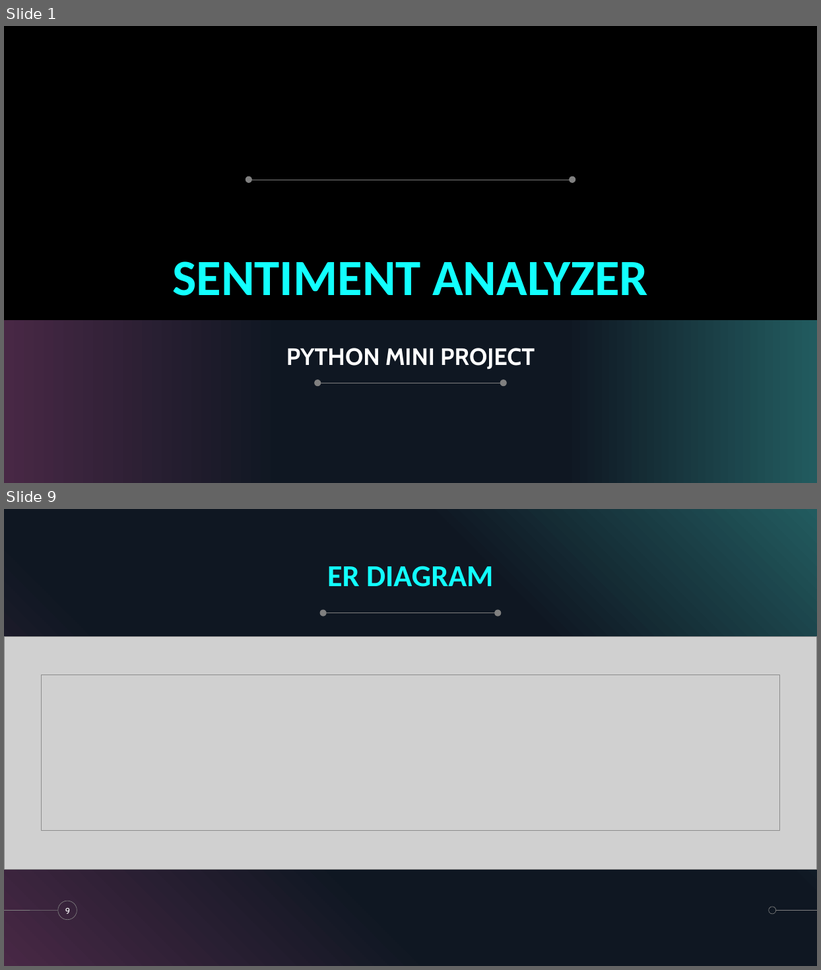
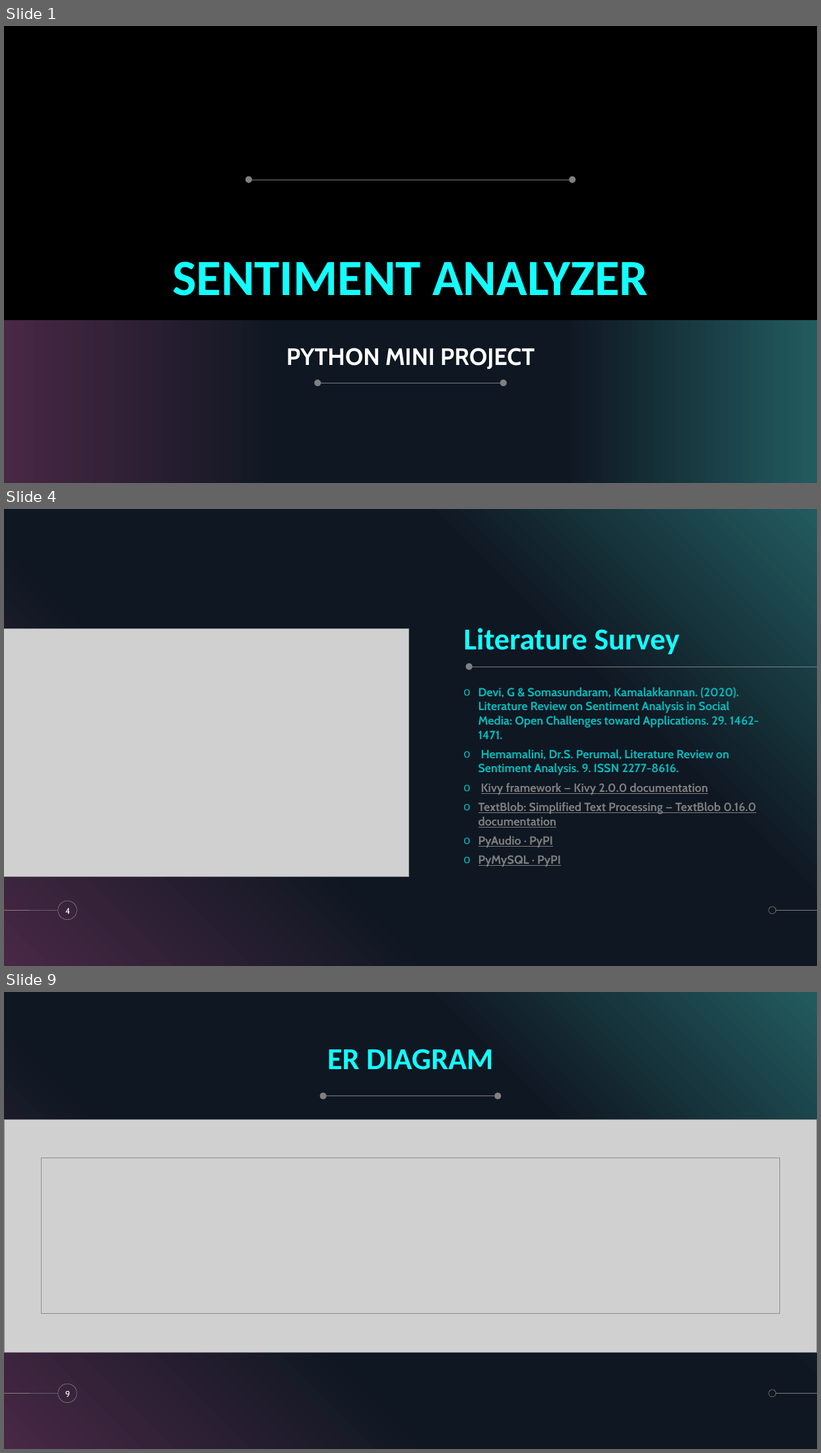
Before and after one commit to krshnknsr21/Sentiment-Analysis, a slide deck: Overview.pptx. Shown one above the other, each under a label of ours: slides 1 and 9 before the commit, slides 1, 4 and 9 after it; the slides between them are not shown. The pictures are 821x970 and 821x1453 pixels, drawn with LibreOffice and Linux fonts; fonts in the diff are those of the drawing; grey boxes stand for pictures; background and template pictures are left out. Boxes give left, top, right and bottom in pixels: in the first picture for what was removed or moved away, otherwise in the second. Text is boxed around its words. In the diff, an @@ line names an element or a change of style, - is before the commit and + after.

```diff
--- a/Overview.pptx
+++ b/Overview.pptx
@@ slide 4 added at bbox=[4, 509, 817, 966], background #000000; not listed: 5 template elements that a slide beside it also shows @@
@@ picture added at bbox=[4, 628, 409, 877] @@
@@ title added at bbox=[464, 628, 679, 655], 36 pt, text #12FFFE, bold @@
+Literature Survey
@@ ellipse added at bbox=[466, 663, 473, 670], fill #808080 @@
@@ line added from (817, 667) to (471, 667), #808080 0.5 pt @@
@@ text added at bbox=[479, 687, 759, 867], 14 pt, text #00BBBB, bold @@
+o Devi, G & Somasundaram, Kamalakkannan. (2020). Literature Review on Sentiment Analysis in Social Media: Open Challenges toward Applications. 29. 1462-1471.
+o Hemamalini, Dr.S. Perumal, Literature Review on Sentiment Analysis. 9. ISSN 2277-8616.
+o Kivy framework — Kivy 2.0.0 documentation
+o TextBlob: Simplified Text Processing — TextBlob 0.16.0 documentation
+o PyAudio · PyPI
+o PyMySQL · PyPI
@@ page number added at bbox=[65, 908, 70, 914], 10 pt, text #FFFFFF @@
+4
```
Also in this commit, not shown: 4 slides changed, 3 other slides added, 5 slides removed, 7 other files.
